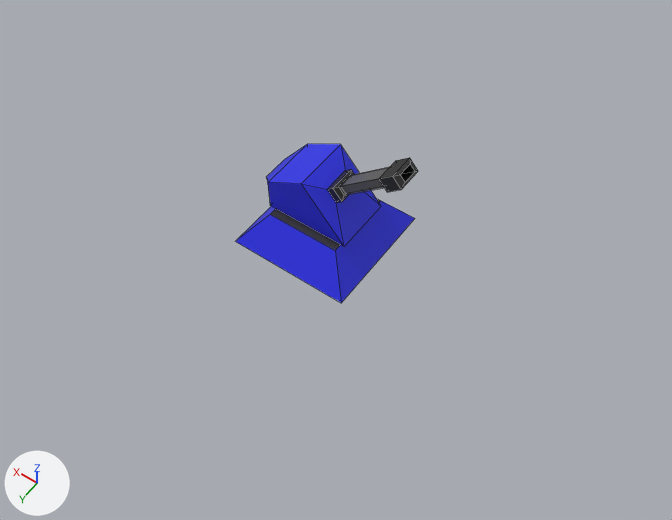
A saved change to the FBX model blender/assets.fbx.
The view is the same before and after, from a camera (50 mm lens) standing at (-0.0541, 0.0731, 0.1093) and looking at (-0.0062, 0.0061, 0.0039). Lighting does not change. The marker at lower left points along +X, +Y and +Z. Mesh edges are drawn as thin lines. Where no turn or scale is listed for an object, it has been applied to the vertices.

In view in the first picture: 'AntiAircraft', 'AntiAircraftBase'.
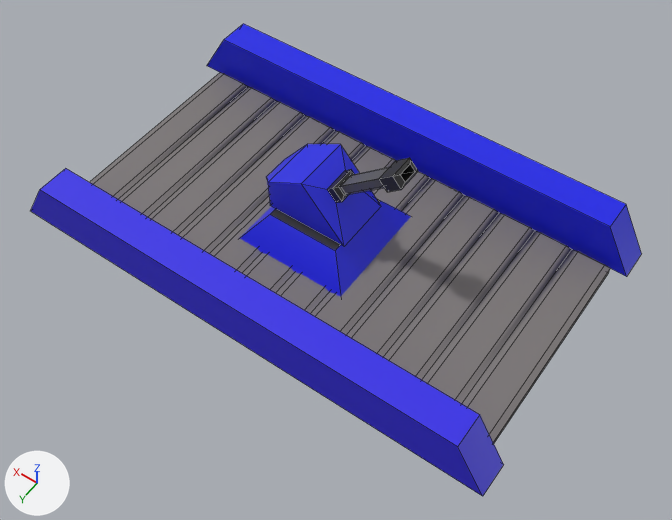
Pixel boxes (x1, y1, x2, y2) of what changed, in the pictures (672 x 520 px):
'Bridge', added
    after: (31, 24, 641, 496)
    faces in mat_deck (grey #7a7676): (90, 73, 610, 443)
    faces in mat_material_001 (blue #3126e7): (31, 168, 504, 496)
    faces in mat_material_002 (blue #131ce7): (207, 24, 641, 277)

What changed in the scene script:
```text
Add mat_deck:
    mat_deck = principled_material('Deck')
    mat_deck.base_color = (0.196, 0.18, 0.18)  # grey #7a7676
Add mat_material_001:
    mat_material_001 = principled_material('Material.001')
    mat_material_001.base_color = (0.031, 0.0195, 0.8)  # blue #3126e7
Add mat_material_002:
    mat_material_002 = principled_material('Material.002')
    mat_material_002.base_color = (0.00657, 0.0117, 0.8)  # blue #131ce7
Add me_cube_003:
    me_cube_003.from_pydata(...)  # 116 vertices, 97 faces; spans x -0.0404..0.0404, y -0.0447..0.0026, z -0.0041..0.0041
    # faces by material slot: [6, 6, 85]
    me_cube_003.materials.append(mat_material_001)  # blue #3126e7
    me_cube_003.materials.append(mat_material_002)  # blue #131ce7
    me_cube_003.materials.append(mat_deck)  # grey #7a7676
Add ob_bridge:
    ob_bridge = bpy.data.objects.new('Bridge', me_cube_003)
    ob_bridge.location = (-0.0004, 0.0205, 0.0038)
```
